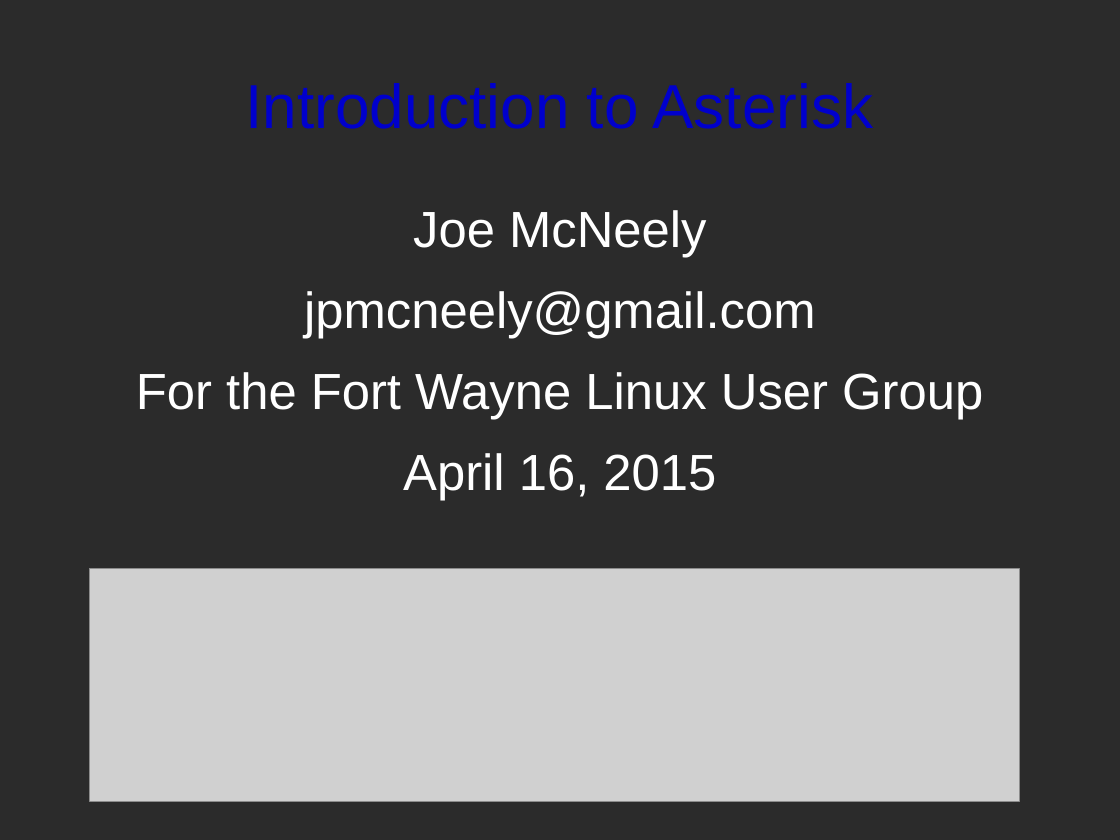
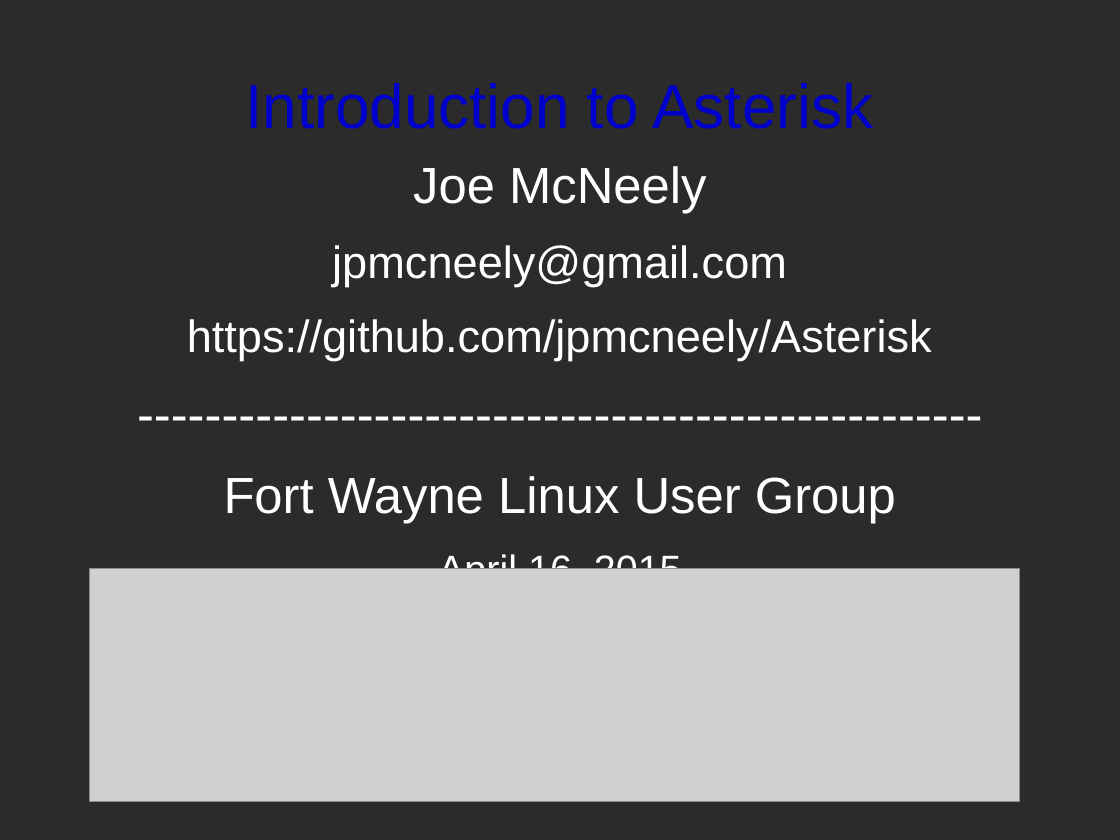
Before and after one commit to jpmcneely/Asterisk, a slide deck: slide 16 of LUG-Demo/Asterisk-Slides.odp. Drawn at 1120x840 pixels with LibreOffice and Linux fonts; fonts in the diff are those of the drawing; grey boxes stand for pictures; background and template pictures are left out; a plain dark background stands for a picture behind light text. Boxes give left, top, right and bottom in pixels: in the first picture for what was removed or moved away, otherwise in the second. Text is boxed around its words. In the diff, an @@ line names an element or a change of style, - is before the commit and + after.

Commit message:
Update slides

```diff
--- a/LUG-Demo/Asterisk-Slides.odp
+++ b/LUG-Demo/Asterisk-Slides.odp
@@ text "Joe McNeely": place and size @@
-text "Joe McNeely" at (136, 210, 983, 500)
+text "Joe McNeely" at (187, 166, 932, 569)
@@ text at (332, 245, 787, 569): size 36 to 32 pt in "jpmcneely@gmail.com"; size 36 to 28 pt in "April 16, 2015" @@
@@ text at (187, 319, 932, 524): text changed @@
-For the Fort Wayne Linux User Group
+https://github.com/jpmcneely/Asterisk
+--------------------------------------------------
+Fort Wayne Linux User Group
```
